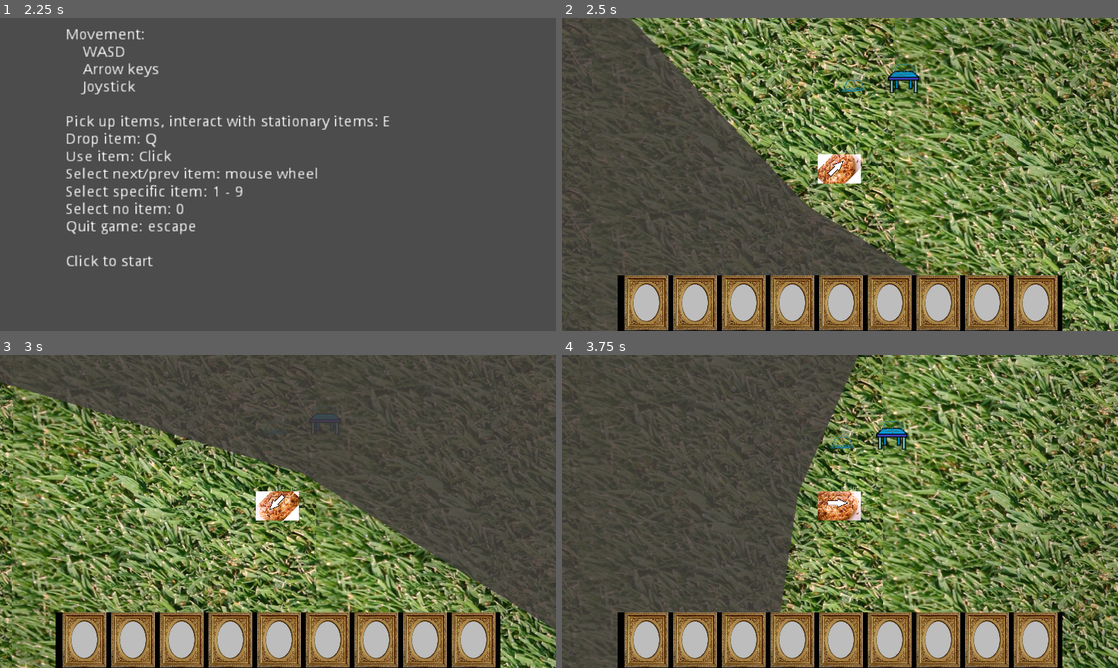
Above: before the commit, frames 1-4 (two rows, left to right).
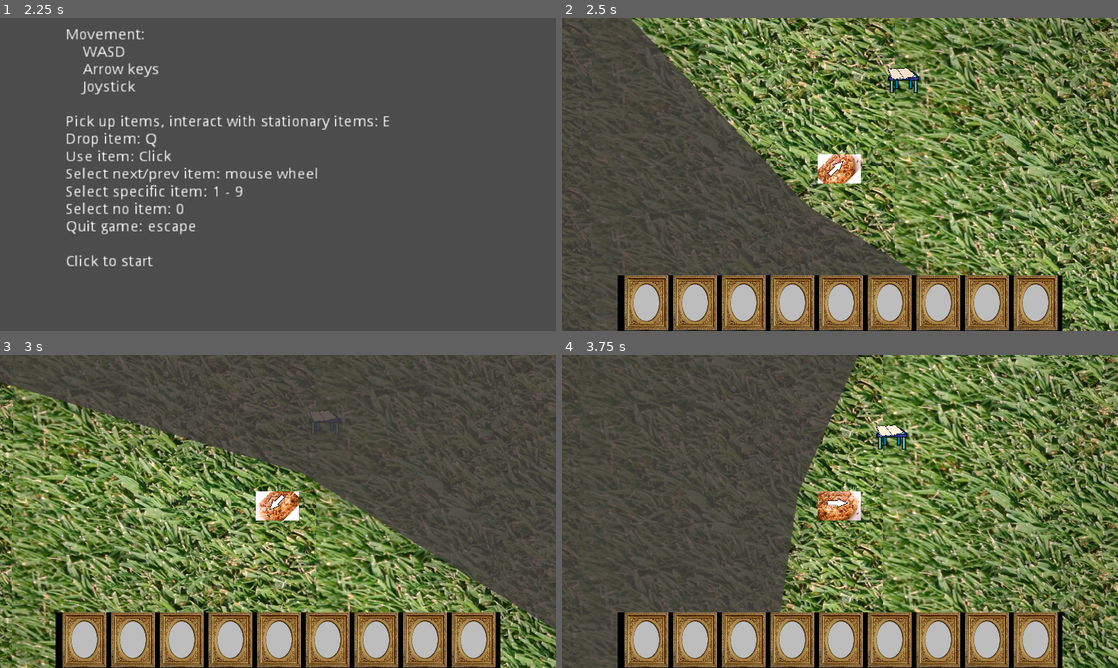
Above: after the commit, the same moments.

Repository: feyrkh/spook-encounters
Game: Godot game, scene res://scene/splashscreen/SplashScreen.tscn
Two runs of this game, one before a commit and one after it. Both use one fixed random seed, a clock stepped at 60 frames per second and the inputs below.
Inputs (mouse positions are in pixels of both pictures, inside the frame that each line leads up to):
- Up to frame 1 (2.25 s): move the mouse to (400, 158) at 0.52 s; hold D (p1_move_right) 0.53-1.28 s; click (400, 158) at 0.6 s; tap Enter at 1.25 s; move the mouse to (166, 190) at 1.27 s; hold S (p1_move_down) 1.28-2.03 s; tap Tab (cycle_selected_item) at 1.35 s; click (166, 190) at 1.55 s; move the mouse to (333, 105) at 2.02 s; hold D (p1_move_right) from 2.03 s (still down); tap X (drop_held_item) at 2.1 s
- Up to frame 2 (2.5 s): keep holding D (p1_move_right); click (895, 105) at 2.3 s
- Up to frame 3 (3 s): move the mouse to (250, 574) at 2.77 s; release D (p1_move_right) at 2.78 s; hold W (p1_move_up) from 2.78 s (still down); tap 0 (inv_select_0) at 2.85 s
- Up to frame 4 (3.75 s): click (812, 574) at 3.05 s; move the mouse to (1006, 558) at 3.52 s; release W (p1_move_up) at 3.53 s; hold A (p1_move_left) from 3.53 s (still down); tap 1 (inv_select_1) at 3.6 s

Frame 1 is identical in both runs. In frame 2, 0.2% of the frame differs, in the area x 50-64%, y 14-26%; in frame 3, 0.1%; in frame 4, 0.2%.

Commit message:
First stab at usable books

Diff:
--- /dev/null
+++ b/font/AguafinaScript-Regular.tres
@@ -0,0 +1,9 @@
+[gd_resource type="DynamicFont" load_steps=2 format=2]
+
+[sub_resource type="DynamicFontData" id=1]
+font_path = "res://font/AguafinaScript-Regular.ttf"
+
+[resource]
+size = 39
+outline_color = Color( 1, 0.984314, 0, 1 )
+font_data = SubResource( 1 )
--- a/levels/Tutorial.tscn
+++ b/levels/Tutorial.tscn
@@ -1,13 +1,16 @@
-[gd_scene load_steps=7 format=2]
+[gd_scene load_steps=10 format=2]
 
 [ext_resource path="res://scene/player/player.tscn" type="PackedScene" id=1]
 [ext_resource path="res://img/level/grass.jpg" type="Texture" id=2]
 [ext_resource path="res://scene/props/furniture/table.tscn" type="PackedScene" id=3]
-[ext_resource path="res://scene/items/basicItem.gd" type="Script" id=4]
+[ext_resource path="res://scene/items/book/BookItem.gd" type="Script" id=4]
+[ext_resource path="res://scene/items/book/BookDialog.gd" type="Script" id=5]
 [ext_resource path="res://scene/items/book/book.png" type="Texture" id=6]
+[ext_resource path="res://font/AguafinaScript-Regular.tres" type="DynamicFont" id=7]
+[ext_resource path="res://scene/items/book/ClickableLabel.gd" type="Script" id=8]
 
 [sub_resource type="RectangleShape2D" id=1]
-extents = Vector2( 24, 17 )
+extents = Vector2( 0.779558, 0.528087 )
 
 [node name="Tutorial" type="Node2D"]
 
@@ -106,40 +109,94 @@
 [node name="CanvasModulate" type="CanvasModulate" parent="."]
 color = Color( 0.890196, 0.827451, 0.827451, 1 )
 
-[node name="book" type="Sprite" parent="."]
-position = Vector2( 722, 160 )
-scale = Vector2( 0.0502941, 0.0502941 )
+[node name="ExorcismBook" type="Node2D" parent="."]
+position = Vector2( 717, 169 )
+script = ExtResource( 4 )
+
+[node name="book2" type="Sprite" parent="ExorcismBook"]
+scale = Vector2( 0.09, 0.09 )
 texture = ExtResource( 6 )
-script = ExtResource( 4 )
-
-[node name="ItemPickupArea" type="Area2D" parent="book"]
+
+[node name="ItemPickupArea" type="Area2D" parent="ExorcismBook"]
 position = Vector2( 99.415, -318.129 )
 scale = Vector2( 19.8831, 19.8831 )
 monitoring = false
 collision_layer = 8
 collision_mask = 2
 
-[node name="CollisionShape2D" type="CollisionShape2D" parent="book/ItemPickupArea"]
+[node name="CollisionShape2D" type="CollisionShape2D" parent="ExorcismBook/ItemPickupArea"]
 visible = false
-position = Vector2( -5, 15 )
+position = Vector2( -4.97483, 16.0251 )
 shape = SubResource( 1 )
 
-[node name="book2" type="Sprite" parent="."]
-position = Vector2( 606, 197 )
-scale = Vector2( 0.0502941, 0.0502941 )
+[node name="BookDialog" type="Sprite" parent="ExorcismBook"]
+visible = false
 texture = ExtResource( 6 )
-script = ExtResource( 4 )
-
-[node name="ItemPickupArea" type="Area2D" parent="book2"]
-position = Vector2( 99.415, -318.129 )
-scale = Vector2( 19.8831, 19.8831 )
-monitoring = false
-collision_layer = 8
-collision_mask = 2
-
-[node name="CollisionShape2D" type="CollisionShape2D" parent="book2/ItemPickupArea"]
-visible = false
-position = Vector2( -5, 15 )
-shape = SubResource( 1 )
+script = ExtResource( 5 )
+
+[node name="ColorRect" type="ColorRect" parent="ExorcismBook/BookDialog"]
+modulate = Color( 1, 1, 1, 0.219608 )
+show_behind_parent = true
+margin_left = -367.0
+margin_top = -153.0
+margin_right = 367.0
+margin_bottom = 156.0
+
+[node name="Label" type="Label" parent="ExorcismBook/BookDialog"]
+margin_left = -306.586
+margin_top = -117.123
+margin_right = -115.585
+margin_bottom = -56.1226
+mouse_filter = 1
+custom_fonts/font = ExtResource( 7 )
+custom_colors/font_color = Color( 0, 0, 0, 1 )
+custom_constants/shadow_offset_x = 2
+custom_constants/shadow_offset_y = 2
+text = "in nomine patris "
+script = ExtResource( 8 )
+__meta__ = {
+"_edit_use_anchors_": false
+}
+
+[node name="Label2" type="Label" parent="ExorcismBook/BookDialog"]
+margin_left = -289.362
+margin_top = -48.227
+margin_right = -66.3617
+margin_bottom = 12.773
+mouse_filter = 1
+custom_fonts/font = ExtResource( 7 )
+custom_colors/font_color = Color( 0, 0, 0, 1 )
+custom_constants/shadow_offset_x = 2
+custom_constants/shadow_offset_y = 2
+text = "et filii spiritus sancti"
+script = ExtResource( 8 )
+__meta__ = {
+"_edit_use_anchors_": false
+}
+
+[node name="Label3" type="Label" parent="ExorcismBook/BookDialog"]
+margin_left = -206.687
+margin_top = 27.5583
+margin_right = -15.687
+margin_bottom = 88.5583
+mouse_filter = 1
+custom_fonts/font = ExtResource( 7 )
+custom_colors/font_color = Color( 0, 0, 0, 1 )
+custom_constants/shadow_offset_x = 2
+custom_constants/shadow_offset_y = 2
+text = "amen"
+script = ExtResource( 8 )
+__meta__ = {
+"_edit_use_anchors_": false
+}
+[connection signal="mouse_entered" from="ExorcismBook/BookDialog/ColorRect" to="ExorcismBook/BookDialog" method="_on_ColorRect_mouse_entered"]
+[connection signal="mouse_exited" from="ExorcismBook/BookDialog/ColorRect" to="ExorcismBook/BookDialog" method="_on_ColorRect_mouse_exited"]
+[connection signal="gui_input" from="ExorcismBook/BookDialog/Label" to="ExorcismBook/BookDialog/Label" method="_on_Label_gui_input"]
+[connection signal="mouse_entered" from="ExorcismBook/BookDialog/Label" to="ExorcismBook/BookDialog/Label" method="_on_Label_mouse_entered"]
+[connection signal="mouse_exited" from="ExorcismBook/BookDialog/Label" to="ExorcismBook/BookDialog/Label" method="_on_Label_mouse_exited"]
+[connection signal="mouse_entered" from="ExorcismBook/BookDialog/Label2" to="ExorcismBook/BookDialog/Label2" method="_on_Label_mouse_entered"]
+[connection signal="mouse_exited" from="ExorcismBook/BookDialog/Label2" to="ExorcismBook/BookDialog/Label2" method="_on_Label_mouse_exited"]
+[connection signal="mouse_entered" from="ExorcismBook/BookDialog/Label3" to="ExorcismBook/BookDialog/Label3" method="_on_Label_mouse_entered"]
+[connection signal="mouse_exited" from="ExorcismBook/BookDialog/Label3" to="ExorcismBook/BookDialog/Label3" method="_on_Label_mouse_exited"]
 
 [editable path="Props/Player"]
--- a/scene/EventBus.gd
+++ b/scene/EventBus.gd
@@ -3,6 +3,9 @@
 signal inventoryIconsNeedUpdate # an item in your inventory has changed and you should update your images
 signal soundEffect # {sfx:FilePathString, msg:String, vol:int [1-100], pos:Vector2, color:Color)
 signal visualModeChange # (visualModeName, itemCausingChange)
+
+signal disablePlayerClickControls # Something happened that requires normal clicking, not item-use clicking
+signal enablePlayerClickControls # Reenable item-use clicking
 
 var currentVisualMode = "default"
 var itemCausingVisualMode = null
--- a/scene/demo/visionModeDemo.tscn
+++ b/scene/demo/visionModeDemo.tscn
@@ -107,6 +107,18 @@
 [node name="Camera2D" parent="Player" index="5"]
 material = SubResource( 1 )
 
+[node name="nightVision" parent="Player/HudLayer/VisionModes" index="0"]
+visible = true
+margin_right = 1280.0
+margin_bottom = 720.0
+
+[node name="pixelVision" parent="Player/HudLayer/VisionModes" index="1"]
+margin_right = 1280.0
+margin_bottom = 720.0
+
+[node name="PlayerInventory" parent="Player/HudLayer" index="1"]
+light_mask = 0
+
 [node name="visionHolder" parent="Player" index="8"]
 z_index = 999
 
--- a/scene/items/basicItem.gd
+++ b/scene/items/basicItem.gd
@@ -37,12 +37,11 @@
 func onDrop():
 	$ItemPickupArea.monitorable = true
 
-# Called when player presses the 'use' button while holding an item, or looking at an item on the ground
-func onUseItem():
+func onUseItem(player):
 	pass
 
-func onUseItemWithEmptyHand():
-	pass
+func onUseItemWithEmptyHand(player):
+	onUseItem(player)
 
-func interactWithStationaryItem(playerInventory):
-	pass
+func interactWithStationaryItem(player):
+	onUseItem(player)
--- /dev/null
+++ b/scene/items/book/BookDialog.gd
@@ -0,0 +1,13 @@
+extends Node2D
+
+var player
+
+func _process(delta):
+	self.global_rotation = 0
+
+func _on_ColorRect_mouse_entered():
+	$"/root/EventBus".emit_signal('disablePlayerClickControls')
+
+
+func _on_ColorRect_mouse_exited():
+	$"/root/EventBus".emit_signal('enablePlayerClickControls')
--- /dev/null
+++ b/scene/items/book/BookItem.gd
@@ -0,0 +1,59 @@
+extends BasicItem
+
+var target
+var player
+var popupOffset
+
+const maxPixelDistanceBeforeClosing = 1600
+const maxPixelDistanceSquaredBeforeClosing = maxPixelDistanceBeforeClosing*maxPixelDistanceBeforeClosing
+
+onready var bookDialog = $BookDialog
+
+func _process(delta):
+	if target:
+		bookDialog.global_position = (target.global_position + popupOffset).round()
+		var dist = bookDialog.global_position.distance_squared_to(player.position)
+		if dist > maxPixelDistanceSquaredBeforeClosing: closeBook(player)
+
+# Called when player presses the 'use' button while holding an item, or looking at an item on the ground
+func onUseItem(player):
+	if !bookInUseBySomeoneElse(player):
+		if !bookDialog.visible:
+			openBook(player, player)
+		else:
+			closeBook(player)
+
+func onUseItemWithEmptyHand(player):
+	if !bookInUseBySomeoneElse(player):
+		if !bookDialog.visible:
+			openBook(player, self)
+		else:
+			closeBook(player)
+
+func bookInUseBySomeoneElse(player):
+	return (bookDialog.player != null) && (bookDialog.player != player)
+
+func openBook(_player, newTarget):
+	self.player = _player
+	bookDialog.player = player
+	var facingAngleRad = deg2rad(player.get_node('MoveController').facingAngle)
+	var playerPosition = player.global_position
+	print_debug('original popup position: ', bookDialog.global_position)
+	var popupPosition = (Vector2(1, 0).rotated(facingAngleRad)).normalized() * max(bookDialog.texture.get_size().x/2, bookDialog.texture.get_size().y/2)
+	bookDialog.global_position = playerPosition + popupPosition
+	print('facingAngle: ', player.get_node('MoveController').facingAngle)
+	print('bookDialog size: ', bookDialog.texture.get_size())
+	print('relative popup position: ', popupPosition)
+	print('playerPosition: ', playerPosition)
+	print('new book position: ', bookDialog.global_position)
+	target = newTarget
+	popupOffset =  bookDialog.global_position - target.global_position
+	print('popupOffset: ', popupOffset)
+	bookDialog.visible = true
+	set_process(true)
+
+func closeBook(player):
+	self.player = null
+	bookDialog.player = null
+	bookDialog.visible = false
+	set_process(false)
--- /dev/null
+++ b/scene/items/book/ClickableLabel.gd
@@ -0,0 +1,15 @@
+extends Label
+
+const itemSelectedMaterial:Material = preload("res://shaders/itemSelectedMaterial.tres")
+
+
+func _on_Label_mouse_entered():
+	add_color_override("font_color", Color.yellow)
+
+
+func _on_Label_mouse_exited():
+	self.add_color_override("font_color", Color.black)
+
+func _on_Label_gui_input(event):
+	if (event is InputEventMouseButton && event.pressed && event.button_index == 1):
+		print("Clicked")
--- a/scene/items/candle.gd
+++ b/scene/items/candle.gd
@@ -10,10 +10,10 @@
 func onLightWithFire():
 	$Light2D2.visible = true
 
-func onUseItemWithEmptyHand():
+func onUseItemWithEmptyHand(player):
 	putOut()
 
-func onUseItem():
+func onUseItem(player):
 	putOut()
 
 func putOut():
--- a/scene/items/flashlight.gd
+++ b/scene/items/flashlight.gd
@@ -6,7 +6,7 @@
 func _ready():
 	updateItemSlotIcon()
 
-func onUseItem():
+func onUseItem(player):
 	$Light2D.visible = !$Light2D.visible
 	if $BrightLightArea:
 		# Trick to get the bright light area to recalculate
@@ -16,8 +16,8 @@
 	updateItemSlotIcon()
 
 
-func onUseItemWithEmptyHand():
-	onUseItem()
+func onUseItemWithEmptyHand(player):
+	onUseItem(player)
 
 func updateItemSlotIcon():
 	if get_node_or_null('BrightLightArea'): $BrightLightArea.monitorable = $Light2D.visible
--- a/scene/items/visionEquip/abstractVisionEquip.gd
+++ b/scene/items/visionEquip/abstractVisionEquip.gd
@@ -14,7 +14,7 @@
 	updateItemSlotIcon()
 	EventBus.connect("visualModeChange", self, 'onVisualModeChange')
 
-func onUseItem():
+func onUseItem(player):
 	if enabled: turnVisionModeOff()
 	else: turnVisionModeOn()
 
--- a/scene/npc/NPC.gd
+++ b/scene/npc/NPC.gd
@@ -3,5 +3,5 @@
 func _ready():
 	canBePickedUp = false
 
-func interactWithStationaryItem(playerInventory):
+func interactWithStationaryItem(player):
 	pass
--- a/scene/player/inventory/PlayerInventory.gd
+++ b/scene/player/inventory/PlayerInventory.gd
@@ -7,26 +7,38 @@
 
 export(NodePath) var itemHolderPath
 export(NodePath) var itemDetectorPath
+export(NodePath) var playerPath
+var player
 var itemHolder:HeldItem
 var itemDetector:ItemDetector
 var emptyHandItem
 var invSlots = [null, null, null, null, null, null, null, null, null] # Actual objects that are held - not to be confused with their placeholder images
 var equippedItem = null
+var playerClickControls = true
 
 func _ready():
 	emptyHandItem = find_node("EmptyHandItem", true)
 	itemHolder = get_node(itemHolderPath)
 	itemDetector = get_node(itemDetectorPath)
+	player = get_node(playerPath)
 	#connect("itemEquipped", itemHolder, 'onItemEquipped')
 	updateAllInvSlotImages()
 	$"/root/EventBus".connect('inventoryIconsNeedUpdate', self, 'updateAllInvSlotImages')
+	$"/root/EventBus".connect('disablePlayerClickControls', self, 'disablePlayerClickControls')
+	$"/root/EventBus".connect('enablePlayerClickControls', self, 'enablePlayerClickControls')
+
+func enablePlayerClickControls():
+	playerClickControls = true
+
+func disablePlayerClickControls():
+	playerClickControls = false
 
 func updateAllInvSlotImages():
 	for i in range(invSlots.size()):
 		updateInvSlotImage(i)
 
 func _process(delta):
-	if Input.is_action_just_pressed('use_item'):
+	if playerClickControls && Input.is_action_just_pressed('use_item'):
 		useEquippedItem()
 	if Input.is_action_just_released('next_item'):
 		switchToNextItem(1)
@@ -58,12 +70,12 @@
 func useEquippedItem():
 	if equippedItem == null && itemDetector.highlightedItem:
 		if itemDetector.highlightedItem.has_method('onUseItemWithEmptyHand'):
-			itemDetector.highlightedItem.onUseItemWithEmptyHand()
+			itemDetector.highlightedItem.onUseItemWithEmptyHand(player)
 	elif equippedItem != null:
 		if itemDetector.highlightedItem && equippedItem.has_method('onUseItemOnTarget'):
-			equippedItem.onUseItemOnTarget(itemDetector.highlightedItem)
+			equippedItem.onUseItemOnTarget(itemDetector.highlightedItem, player)
 		elif equippedItem.has_method('onUseItem'):
-			equippedItem.onUseItem()
+			equippedItem.onUseItem(player)
 
 func isRoomForNewItem():
 	for invSlot in invSlots:
@@ -101,7 +113,7 @@
 func onItemPickupRequested(highlightedItem):
 	if highlightedItem && !highlightedItem.canBePickedUp:
 		if highlightedItem.has_method('interactWithStationaryItem'):
-			highlightedItem.interactWithStationaryItem(self)
+			highlightedItem.interactWithStationaryItem(player)
 		else:
 			emit_signal("pickupNotAllowed", highlightedItem)
 	if !isRoomForNewItem():
--- a/scene/player/player.tscn
+++ b/scene/player/player.tscn
@@ -175,6 +175,7 @@
 [node name="PlayerInventory" parent="HudLayer" instance=ExtResource( 14 )]
 itemHolderPath = NodePath("../../HeldItem")
 itemDetectorPath = NodePath("../../ItemDetector")
+playerPath = NodePath("../..")
 
 [node name="visionHolder" type="Node2D" parent="."]
 script = SubResource( 6 )
--- a/shaders/itemSelectedMaterial.tres
+++ b/shaders/itemSelectedMaterial.tres
@@ -4,5 +4,5 @@
 
 [resource]
 shader = ExtResource( 1 )
-shader_param/outLineSize = 0.015
+shader_param/outLineSize = 0.05
 shader_param/outLineColor = Plane( 1, 1, 0.008, 0.8 )
Binary file added: font/AguafinaScript-Regular.ttf
Renamed: scene/items/book/bible-book-icon-isolated-on-transparent-background-vector-23738209.jpg -> scene/items/book/bible.jpg
Not shown, changed: scene/items/book/bible.jpg.import
Binary file changed: scene/items/book/book.png
Binary file added: scene/items/book/open-book.jpg
Not shown, added: scene/items/book/open-book.jpg.import
Not shown: 1 places in scene/player/player.tscn that only renumber resources
